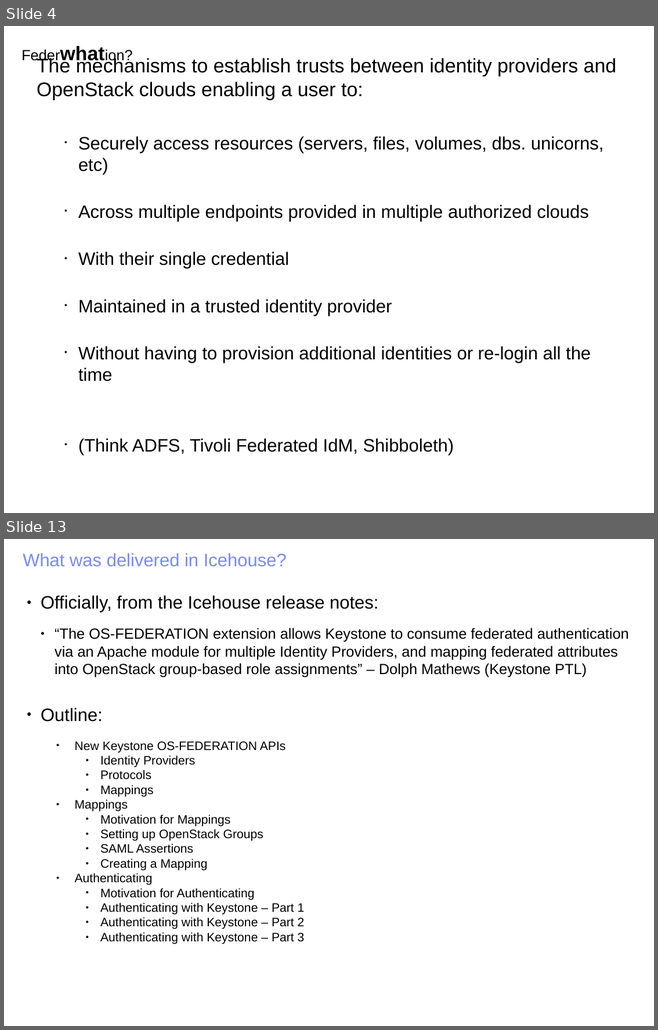
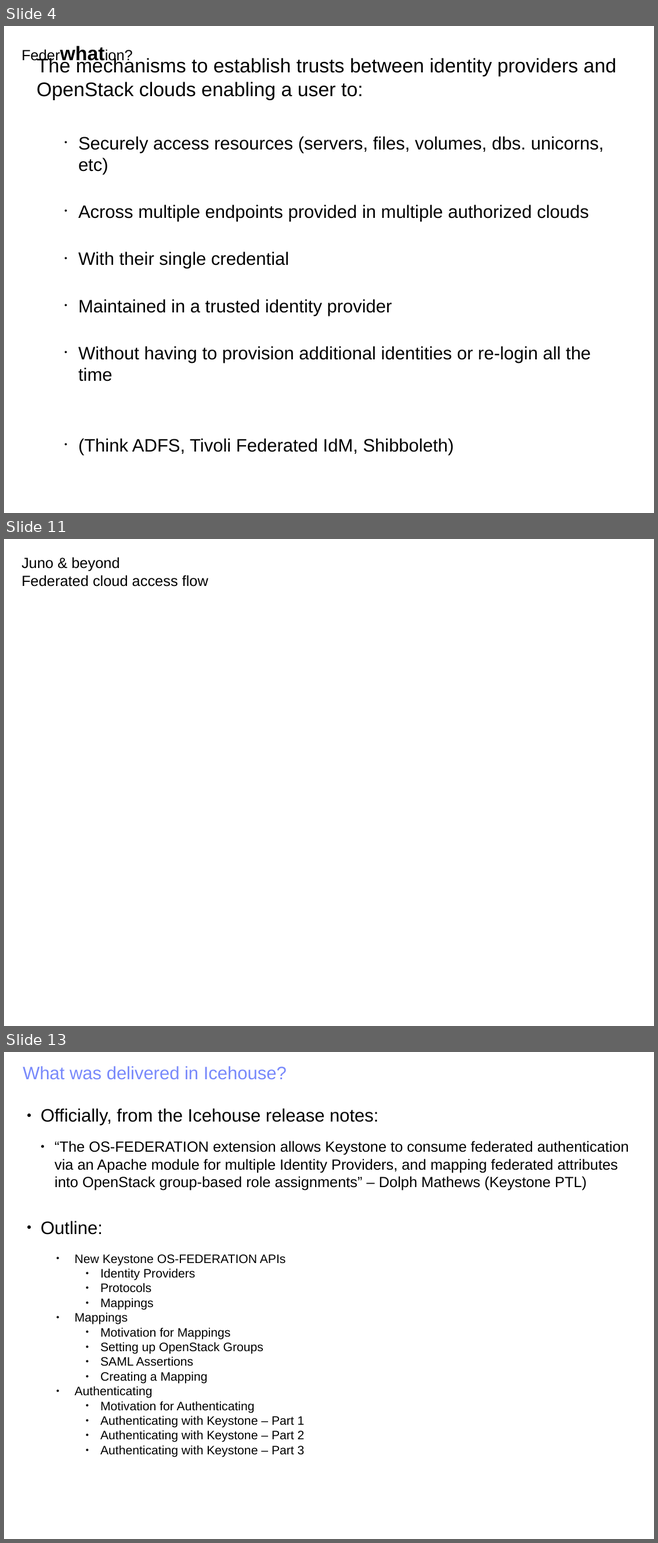
Before and after one commit to joesavak/OpenStackFederation, a slide deck: os-federation.odp. Shown one above the other, each under a label of ours: slides 4 and 13 before the commit, slides 4, 11 and 13 after it; the slides between them are not shown. The pictures are 658x1030 and 658x1543 pixels, drawn with LibreOffice and Linux fonts; fonts in the diff are those of the drawing. Boxes give left, top, right and bottom in pixels: in the first picture for what was removed or moved away, otherwise in the second. Text is boxed around its words. In the diff, an @@ line names an element or a change of style, - is before the commit and + after.

```diff
--- a/os-federation.odp
+++ b/os-federation.odp
@@ slide 11 added at [4,539,654,1026], background #FFFFFF @@
@@ text added at [21,557,208,587], 18 pt, text #000000 @@
+Juno & beyond
+Federated cloud access flow
```
Also in this commit, not shown: 6 slides changed, 1 other slide added, 2 slides removed.
